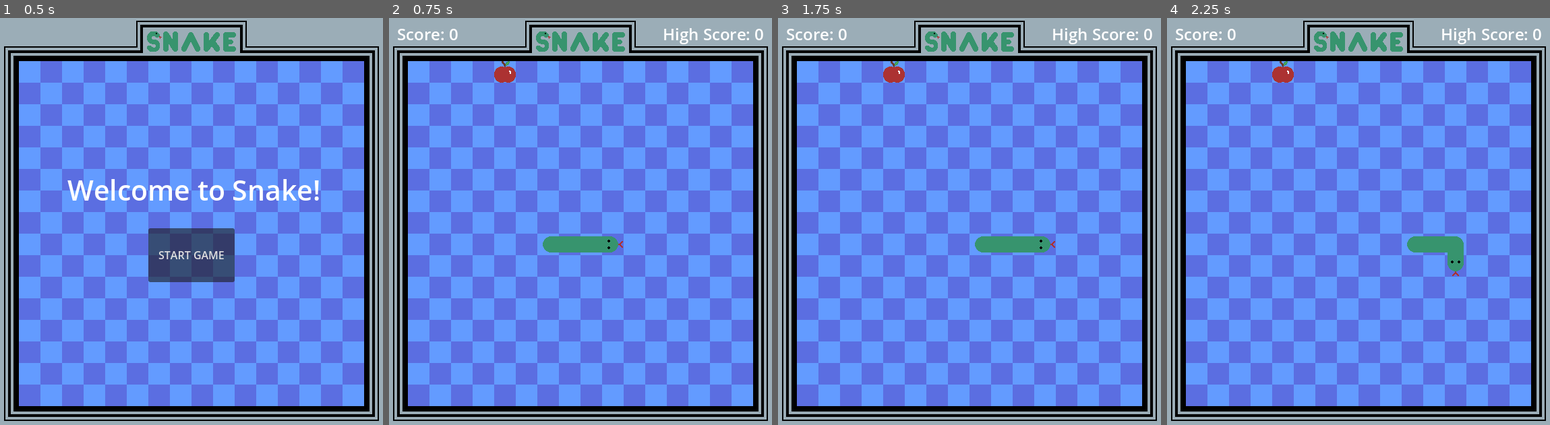
Above: before the commit, frames 1-4 (left to right).
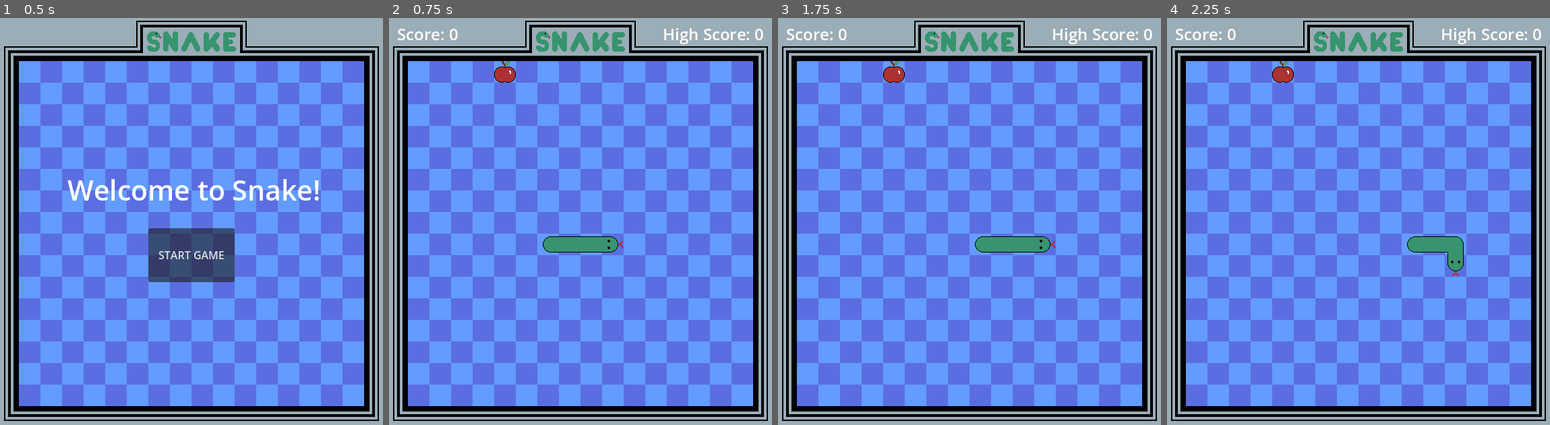
Above: after the commit, the same moments.

Repository: conor-wilson/snake
Game: Godot game, scene res://scenes/main.tscn
Two runs of this game, one before a commit and one after it. Both use one fixed random seed, a clock stepped at 60 frames per second and the inputs below.
Inputs:
- Up to frame 1 (0.5 s): no input
- Up to frame 2 (0.75 s): click "START GAME" at 0.5 s
- Up to frame 3 (1.75 s): tap Enter at 1.25 s; hold Right (move_right) from 1.28 s (still down)
- Up to frame 4 (2.25 s): release Right (move_right) at 2.03 s; hold Down (move_down) from 2.03 s (still down)

Frame 1 is identical in both runs. In frame 2, less than 0.1% of the frame differs, in the area x 27-60%, y 11-58%; in frame 3, less than 0.1%; in frame 4, less than 0.1%.

Commit message:
Added snake death head tile

Diff:
--- a/scenes/snake_tiles.tres
+++ b/scenes/snake_tiles.tres
@@ -66,6 +66,17 @@
 3:3/0 = 0
 4:3/0 = 0
 5:3/0 = 0
+3:1/next_alternative_id = 5
+3:1/0 = 0
+3:1/1 = 1
+3:1/1/transpose = true
+3:1/2 = 2
+3:1/2/flip_h = true
+3:1/3 = 3
+3:1/3/flip_v = true
+3:1/3/transpose = true
+3:1/4 = 4
+4:1/0 = 0
 
 [sub_resource type="TileSetScenesCollectionSource" id="TileSetScenesCollectionSource_bwono"]
 
Binary file changed: art/snakeTiles32.png
